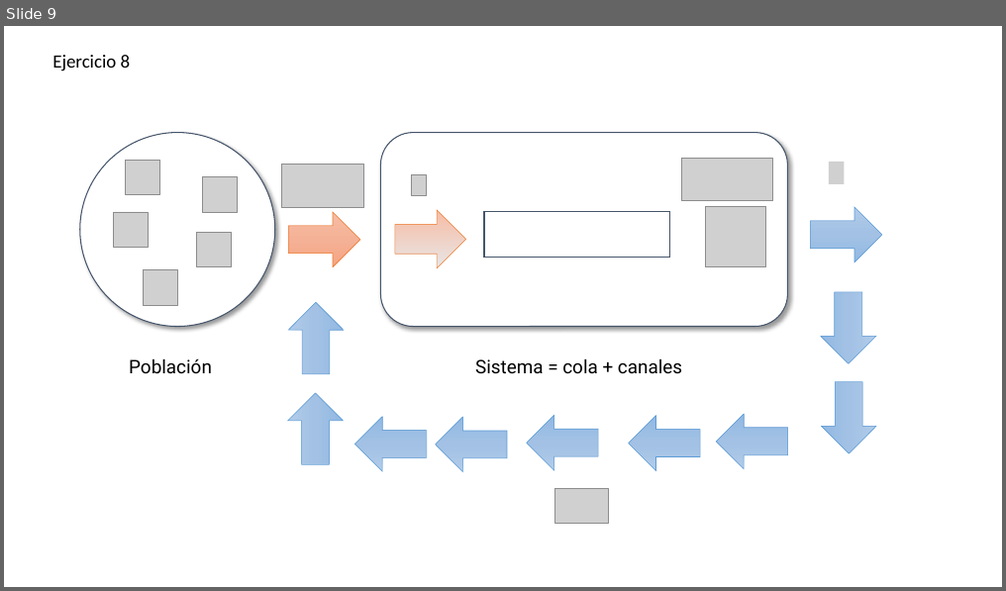
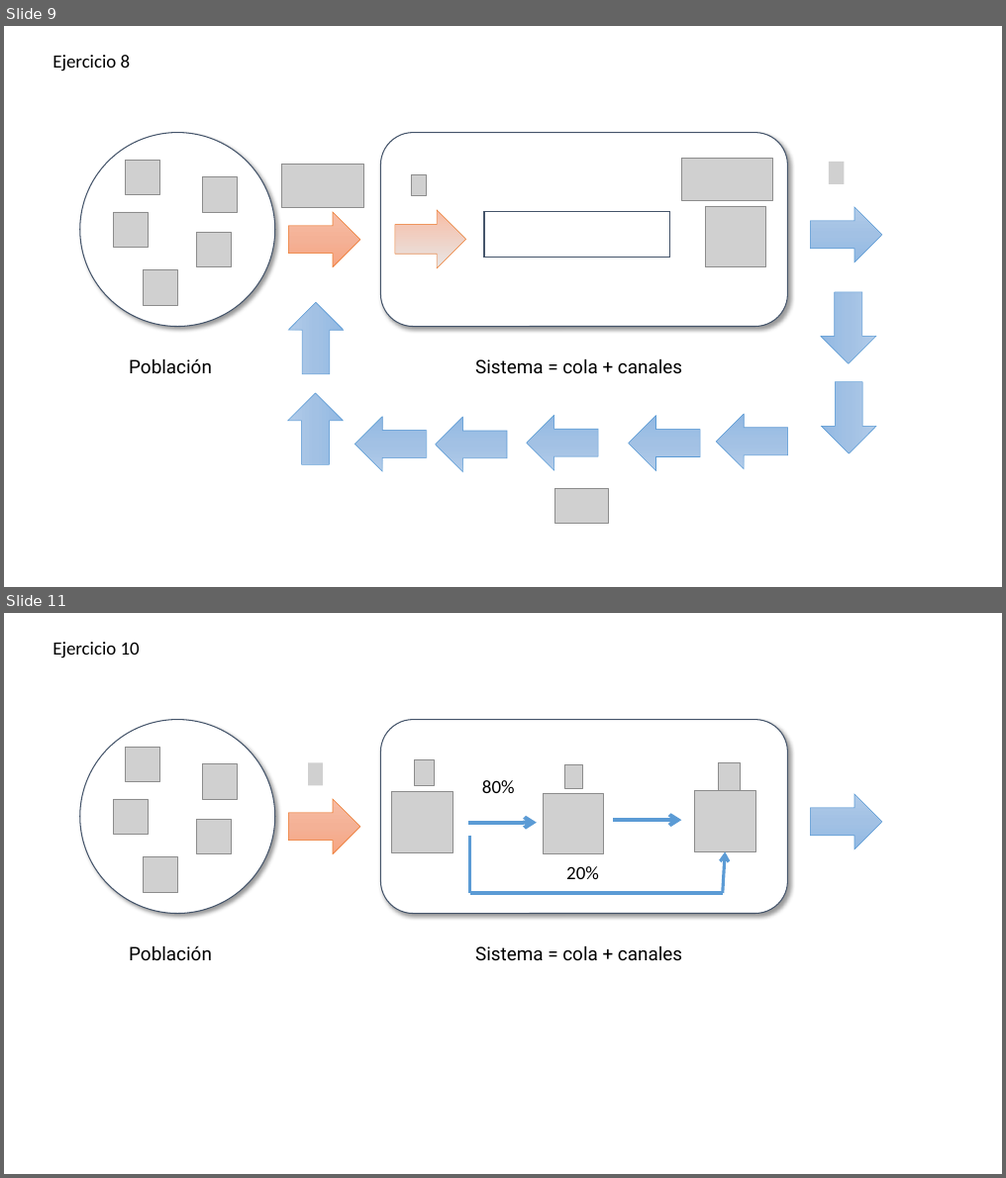
Before and after one commit to miparnisari/modelos2fiuba, a slide deck: tp1-colas/Imagenes.pptx. Shown one above the other, each under a label of ours: slide 9 before the commit, slides 9 and 11 after it; the slides between them are not shown. The pictures are 1006x591 and 1006x1178 pixels, drawn with LibreOffice and Linux fonts; fonts in the diff are those of the drawing; grey boxes stand for pictures. Boxes give left, top, right and bottom in pixels: in the first picture for what was removed or moved away, otherwise in the second. Text is boxed around its words. In the diff, an @@ line names an element or a change of style, - is before the commit and + after.

Commit message:
Subo pdf final. Imágenes para ejercicios 9 y 10. Agrego enunciado ejercicio 9 y 10.

```diff
--- a/tp1-colas/Imagenes.pptx
+++ b/tp1-colas/Imagenes.pptx
@@ slide 11 added at <box>4,613,1002,1174</box>, background #FFFFFF @@
@@ text added at <box>53,642,140,659</box>, 18 pt, text #000000 @@
+Ejercicio 10
@@ ellipse added at <box>80,719,275,913</box>, fill #FFFFFF, outline #44546A 1 pt @@
@@ rounded rectangle added at <box>380,719,788,913</box>, fill #FFFFFF, outline #44546A 1 pt @@
@@ picture added at <box>126,747,160,782</box> @@
@@ picture added at <box>415,760,435,786</box> @@
@@ picture added at <box>203,764,239,799</box> @@
@@ picture added at <box>308,762,322,785</box> @@
@@ text added at <box>482,780,515,793</box>, 18 pt, text #000000 @@
+80%
@@ picture added at <box>564,765,583,788</box> @@
@@ picture added at <box>718,762,740,790</box> @@
@@ picture added at <box>113,799,149,835</box> @@
@@ picture added at <box>196,820,232,855</box> @@
@@ right arrow added at <box>288,799,360,855</box>, fill gradient #F7BDA5 to #F5B196 to #F8A582, outline #ED7D31 0.5 pt @@
@@ picture added at <box>392,792,452,853</box> @@
@@ picture added at <box>543,793,604,854</box> @@
@@ arrow added from (614, 820) to (681, 820), #5B9BD5 3.75 pt @@
@@ picture added at <box>695,791,755,852</box> @@
@@ right arrow added at <box>810,794,882,850</box>, fill gradient #B1CBE9 to #A3C1E5 to #93B9E4, outline #5B9BD5 0.5 pt @@
@@ arrow added from (468, 823) to (537, 823), #5B9BD5 3.75 pt @@
@@ line added from (470, 836) to (470, 893), #5B9BD5 3 pt @@
@@ picture added at <box>143,858,177,892</box> @@
@@ text added at <box>566,866,599,879</box>, 18 pt, text #000000 @@
+20%
@@ arrow added from (723, 893) to (725, 852), #5B9BD5 3 pt @@
@@ line added from (470, 893) to (723, 893), #5B9BD5 3 pt @@
@@ text added at <box>129,946,212,961</box>, 18 pt, text #000000 @@
+Población
@@ text added at <box>475,946,682,961</box>, 18 pt, text #000000 @@
+Sistema = cola + canales
```
Also in this commit, not shown: 1 other slide added, 2 other files.
